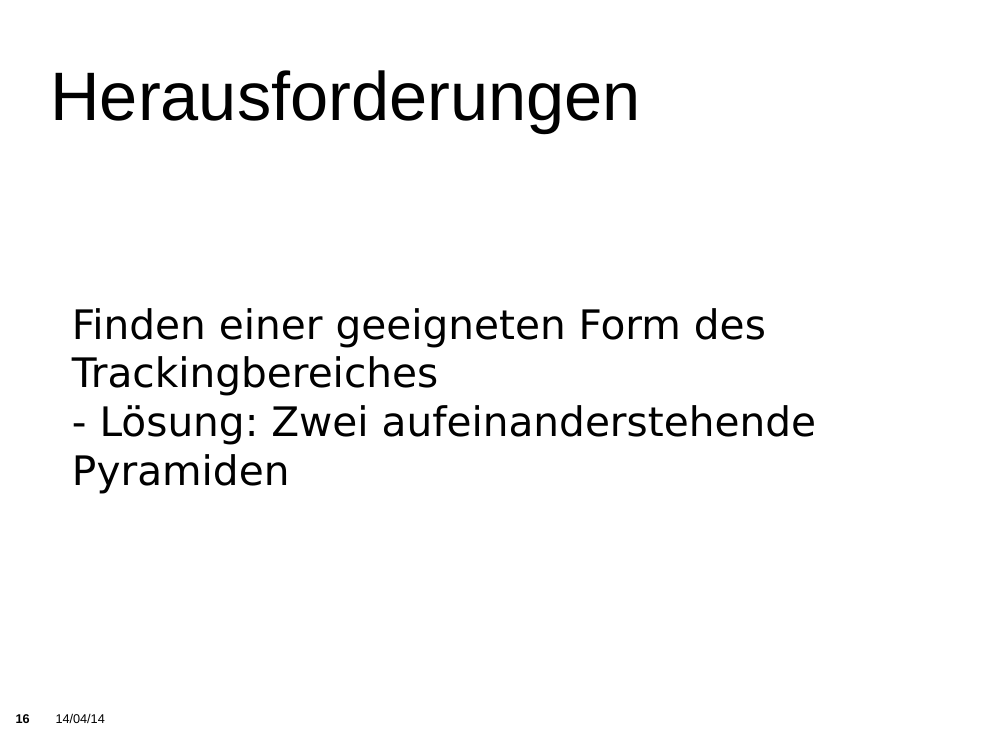
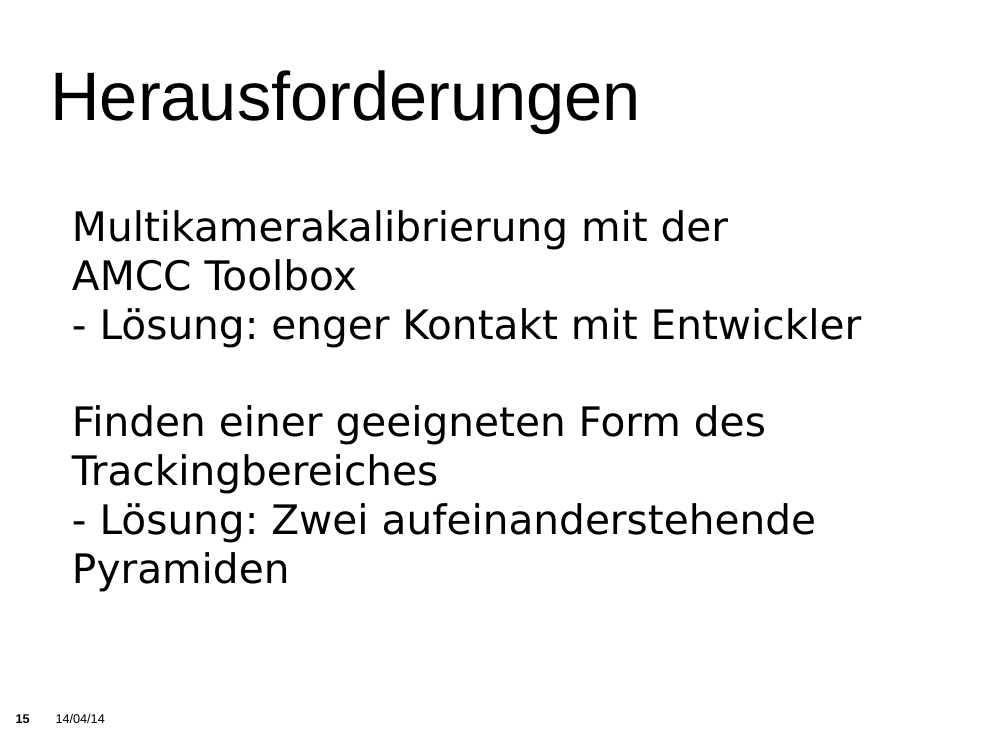
Before and after one commit to KITrokopter/Presentation, a slide deck: slide 15 of PresentationInTotal v0.1.odp (slide 16 before the commit). Drawn at 1008x756 pixels with LibreOffice and Linux fonts; fonts in the diff are those of the drawing; background and template pictures are left out. Boxes give left, top, right and bottom in pixels: in the first picture for what was removed or moved away, otherwise in the second. Text is boxed around its words. In the diff, an @@ line names an element or a change of style, - is before the commit and + after.

```diff
--- a/PresentationInTotal v0.1.odp
+++ b/PresentationInTotal v0.1.odp
@@ subtitle at <box>72,210,862,347</box>: paragraphs added @@
+Multikamerakalibrierung mit der
+AMCC Toolbox
+- Lösung: enger Kontakt mit Entwickler
```
Also in this commit, not shown: 3 slides removed.
